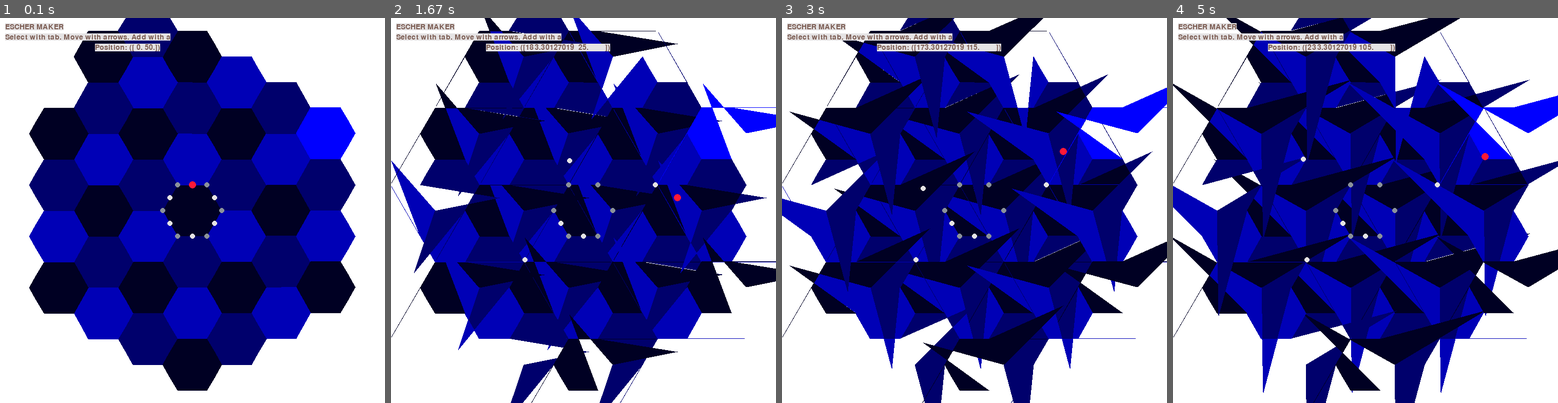
Above: before the commit, frames 1-4 (left to right).
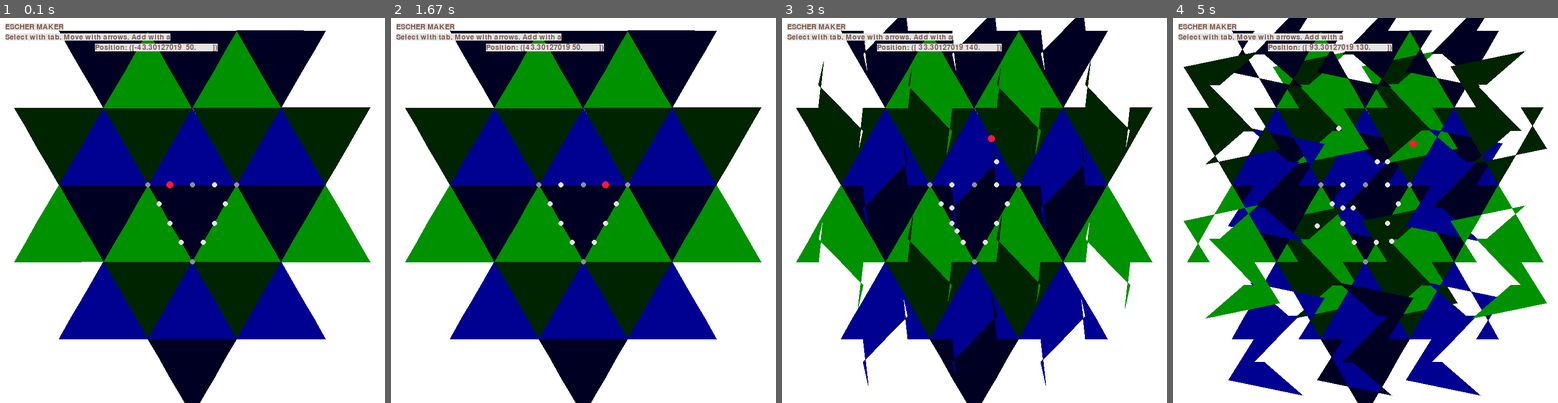
Above: after the commit, the same moments.

Repository: TripleDotDaniel/Escher-maker
Game: pygame game, started from escher-pygame-kb-multishape.py
Same seed, same stepped clock (60 frames per second), same inputs: the game is played once before the commit and once after it.
Inputs:
- Up to frame 1 (0.1 s): no input
- Up to frame 2 (1.67 s): hold A 0.33-0.8 s; hold Right 0.33-0.8 s; tap Tab at 0.83 s; hold Right 1.17-1.63 s
- Up to frame 3 (3 s): hold Up 1.67-1.97 s; tap A at 1.82 s; hold Right 2-2.47 s; hold Left from 2.5 s (still down)
- Up to frame 4 (5 s): release Left at 3.03 s; hold Down 3.07-3.37 s; tap A at 3.22, 4.38 s; hold Left 3.4-3.8 s; hold Up 3.83-4.2 s; hold Right 4.23-4.87 s; hold Down from 4.9 s (still down)

The runs differ from the first frame. In frame 1, 55% of the frame differs, in the area x 3-97%, y 0-100%; in frame 2, 58%; in frame 3, 61%; in frame 4, 68%, in the area x 0-100%, y 0-100%.

Commit message:
Added 'add_node' and fixed flipped tiles

Diff:
--- a/escher-pygame-kb-multishape.py
+++ b/escher-pygame-kb-multishape.py
@@ -72,9 +72,6 @@
             output += f"Link {i}: {link}\n"
         return output
 
-    def add_node(self, segment_id, node_id, node: Node):
-        self.segments[segment_id].nodes.insert(node_id, node)
-
     def get_coordinates(self):
         coordinates = np.array([node.pos for node in self.get_nodes()])
         return coordinates
@@ -92,19 +89,36 @@
     def move_node(self, node, movement):
         if node.movable:
             node.move(movement)
+
+            # update linked segment(s)
             for link in self.links:
                 if node in link.segment_source.nodes:
                     link.update_linked_segment(self)
 
-    def get_next_node(self, node):
-        nodes = self.get_nodes()
-        index = nodes.index(node)
-        while True:
-            index = (index + 1) % len(nodes)
-            if nodes[index].movable:
-                break
-
-        return nodes[index]
+    def add_node(self, node):
+        # add node
+        for segment in self.segments:
+            if node in segment.nodes:
+                node_index = segment.nodes.index(node)
+                if node_index < len(
+                        segment.nodes) - 1:  # don't match last node because it overlaps with the next segment
+                    segment.nodes.insert(node_index, copy.deepcopy(node))
+                    break
+
+        # update linked segment(s)
+        for link in self.links:
+            if node in link.segment_source.nodes:
+                link.update_linked_segment(self)
+
+    def get_next_node(self, node=None):
+        movable_nodes = [node for node in self.get_nodes() if node.movable]
+        if len(movable_nodes) == 0:
+            raise RuntimeError("No movable nodes")
+
+        if node in movable_nodes:
+            return movable_nodes[(movable_nodes.index(node) + 1) % len(movable_nodes)]
+        else:
+            return movable_nodes[0]
 
 
 def rotation_matrix(angle):
@@ -112,29 +126,34 @@
     return np.array(((c, s), (-s, c)))
 
 
-def create_polygon(combination=None, size=1):
+def create_polygon(combination=None, size=1, nodes_per_segment=3):
     if combination is None:
         combination = [2, 3, 0, 1]
     nr_sides = len(combination)
+    segment_per_side = 2
+    nodes_per_side = (nodes_per_segment - 1) * segment_per_side  # minus 1 because of the overlapping node per segment
 
     # create nodes
+    left_corner_pos = np.array([-np.tan(np.pi / nr_sides) * size / 2, size / 2])
+    right_corner_pos = left_corner_pos * [-1, 1]
+    # right corner is an overlapping node, added for correct spacing and then removed
+    nodes_pos = np.linspace(left_corner_pos, right_corner_pos, nodes_per_side + 1)[:-1]
     nodes = []
-    pos0 = np.array([0, size / 2])
-    pos1 = np.array([np.tan(np.pi / nr_sides) * size / 2, size / 2])
     for index_side in range(nr_sides):
         angle = 2 * np.pi / nr_sides * index_side
-        nodes.append(Node(pos=rotation_matrix(angle).dot(pos0), movable=True))
-        nodes.append(Node(pos=rotation_matrix(angle).dot(pos1), movable=False))
+        for i, node_pos in enumerate(nodes_pos):
+            nodes.append(Node(pos=rotation_matrix(angle).dot(node_pos), movable=(i != 0)))
 
     # create segments
     segments = []
     for index_side in range(nr_sides):
         angle = 2 * np.pi / nr_sides * index_side
-        node_m1 = nodes[(2 * index_side - 1) % (2 * nr_sides)]
-        node_0 = nodes[2 * index_side]
-        node_p1 = nodes[2 * index_side + 1]
-        segments.append(Segment(nodes=[node_m1, node_0], angle=angle, dist_for_center=size / 2))
-        segments.append(Segment(nodes=[node_0, node_p1], angle=angle, dist_for_center=size / 2))
+        for s in range(segment_per_side):
+            index_segment = index_side * segment_per_side + s
+            index_nodes = [(index_segment * (nodes_per_segment - 1) + i) % len(nodes) for i in range(nodes_per_segment)]
+            segments.append(Segment(nodes=[nodes[i] for i in index_nodes],
+                                    angle=angle,
+                                    dist_for_center=size / 2))
 
     # create links
     links = []
@@ -148,7 +167,7 @@
                               segment_linked=segments[2 * index_side],
                               flip_x=True,
                               flip_y=True))
-            segments[2 * index_side].nodes[-1].movable = False
+            segments[2 * index_side + 1].nodes[0].movable = False
         elif combination[index_side] >= 0:  # side linked to other side of shape
             links.append(Link(segment_source=segments[2 * index_side],
                               segment_linked=segments[2 * combination[index_side] + 1],
@@ -160,11 +179,11 @@
                               flip_y=True))
         else:  # side linked to other side of flipped shape
             links.append(Link(segment_source=segments[2 * index_side],
-                              segment_linked=segments[2 * (-combination[index_side] + 1) + 1],
+                              segment_linked=segments[2 * (-combination[index_side] - 1)],
                               flip_x=False,
                               flip_y=True))
             links.append(Link(segment_source=segments[2 * index_side + 1],
-                              segment_linked=segments[2 * (-combination[index_side] + 1)],
+                              segment_linked=segments[2 * (-combination[index_side] - 1) + 1],
                               flip_x=False,
                               flip_y=True))
 
@@ -172,6 +191,7 @@
 
 
 def move_points(points, actions):
+    points = copy.deepcopy(points)
     for action in actions:
         if action[0] == 'translate':
             points += action[1]
@@ -204,12 +224,17 @@
 
 
 # Settings
-combination = [1, 0, 2]
-combination = [5, 2, 1, 4, 3, 0]
+#combination = [1, 0, 2]
+combination = [0, -3, -2]
+#combination = [2, 1, 0, 3]
+#combination = [0, 1, -4, -3]
+#combination = [5, 2, 1, 4, 3, 0]
+#combination = [-4, 1, -5, -1, -3, 5]
 size_shape = 100
+nr_of_tiles = 25
 
 # Create pattern and shape
-pattern = make_pattern(combination, size=size_shape)
+pattern = make_pattern(combination, size=size_shape, nr_of_tiles=nr_of_tiles)
 shape = create_polygon(combination=combination, size=size_shape)
 
 # Pygame
@@ -235,7 +260,7 @@
 center_origins = lambda l, center: [center_origin(coordinates, center) for coordinates in l]
 
 # Select the start node for movement
-selected_node = shape.get_next_node(shape.get_nodes()[0])
+selected_node = shape.get_next_node()
 
 # Set the texts
 font = pygame.font.Font(pygame.font.get_default_font(), 14)
@@ -253,13 +278,8 @@
             if event.key == K_TAB:
                 selected_node = shape.get_next_node(selected_node)
 
-            # if event.key == K_a:
-            #    shape.add_node(
-            #        segment_id=selected_segment_id,
-            #        node_id=selected_node_id,
-            #        node=Node(selected_node.x, selected_node.y)
-            #    )
-            #    selected_id += 1
+            if event.key == K_a:
+                shape.add_node(selected_node)
 
         elif event.type == QUIT:
             running = False
--- a/escher_generate_pattern.py
+++ b/escher_generate_pattern.py
@@ -85,8 +85,10 @@
             inset = tile_in_set(tiles, new_tile)
             if not inset[0]:
                 tiles.append(new_tile)
+                if len(tiles) == nr_of_tiles:
+                    return {"combination": combination, "tiles": tiles, "size": size}
             elif not inset[1]:
-                return None
+                raise RuntimeError(f"Combination {combination} does not result in a valid pattern")
         index_tile += 1
     return {"combination": combination, "tiles": tiles, "size": size}
 
